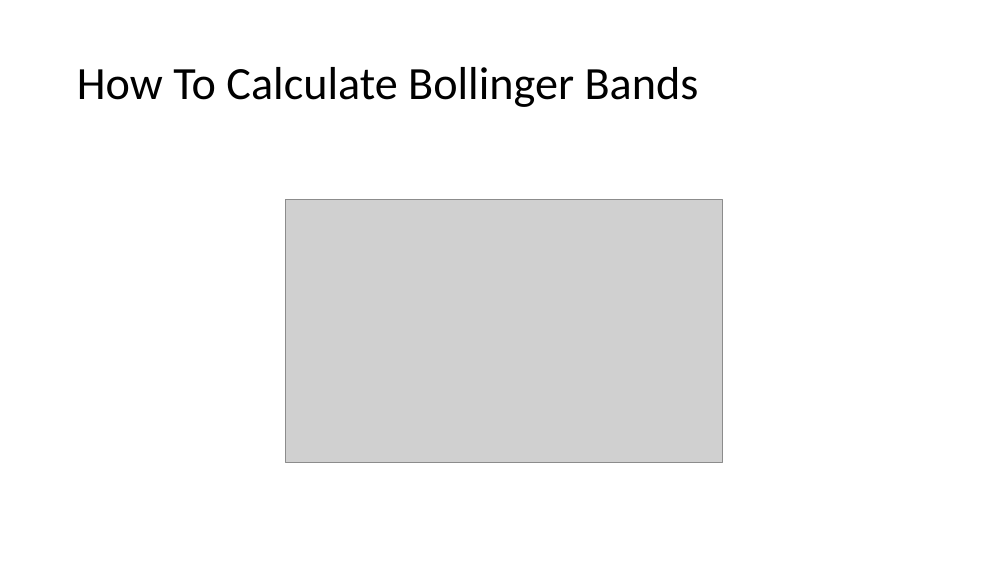
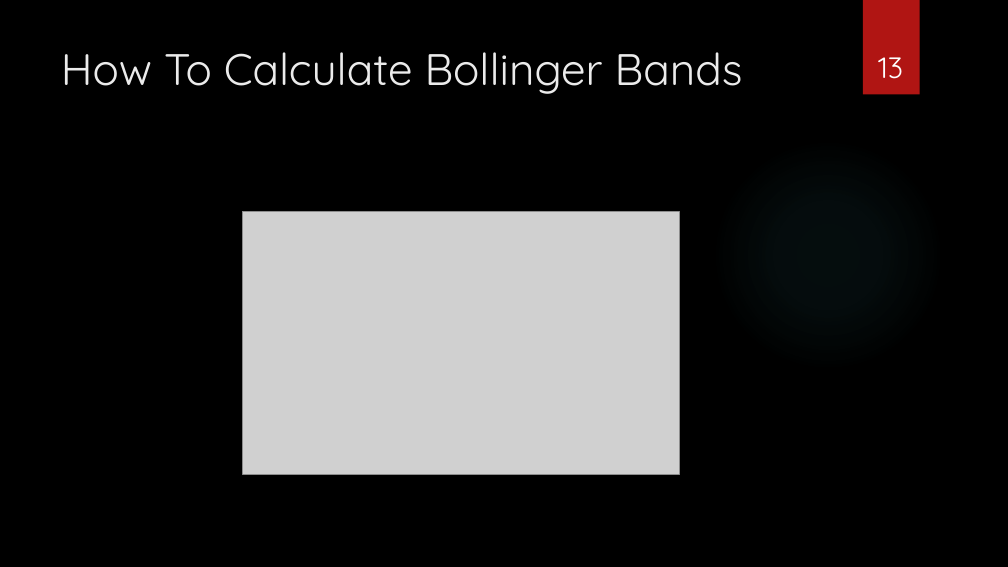
Before and after one commit to ShivakumarRavi/TradingAlgorithms, a slide deck: slide 13 of Python Assignment.pptx. Drawn at 1008x567 pixels with LibreOffice and Linux fonts; fonts in the diff are those of the drawing; grey boxes stand for pictures; background and template pictures are left out. Boxes give left, top, right and bottom in pixels: in the first picture for what was removed or moved away, otherwise in the second. Text is boxed around its words. In the diff, an @@ line names an element or a change of style, - is before the commit and + after.

```diff
--- a/Python Assignment.pptx
+++ b/Python Assignment.pptx
@@ background #FFFFFF to picture (left out) @@
@@ rectangle added at bbox=[863, 0, 920, 95], fill #B01513 @@
@@ title "How To Calculate Bollinger Bands": place and size @@
-title "How To Calculate Bollinger Bands" at bbox=[77, 67, 699, 107]
+title "How To Calculate Bollinger Bands" at bbox=[61, 52, 743, 94]
@@ title "How To Calculate Bollinger Bands" at bbox=[61, 52, 743, 94]: size 44 to 42 pt, font Calibri to Quicksand, text colour #000000 to #EBEBEB; line spacing 0.9 to 1; vertical alignment middle to top @@
@@ page number added at bbox=[878, 57, 903, 79], 28 pt, text #FFFFFF @@
+13
@@ ellipse added at bbox=[712, 138, 944, 371], fill gradient #50B9C1 @@
@@ picture: place and size @@
-picture at bbox=[286, 200, 722, 463]
+picture at bbox=[243, 212, 679, 475]
```
Also in this commit, not shown: 15 other slides changed, 1 other file.
